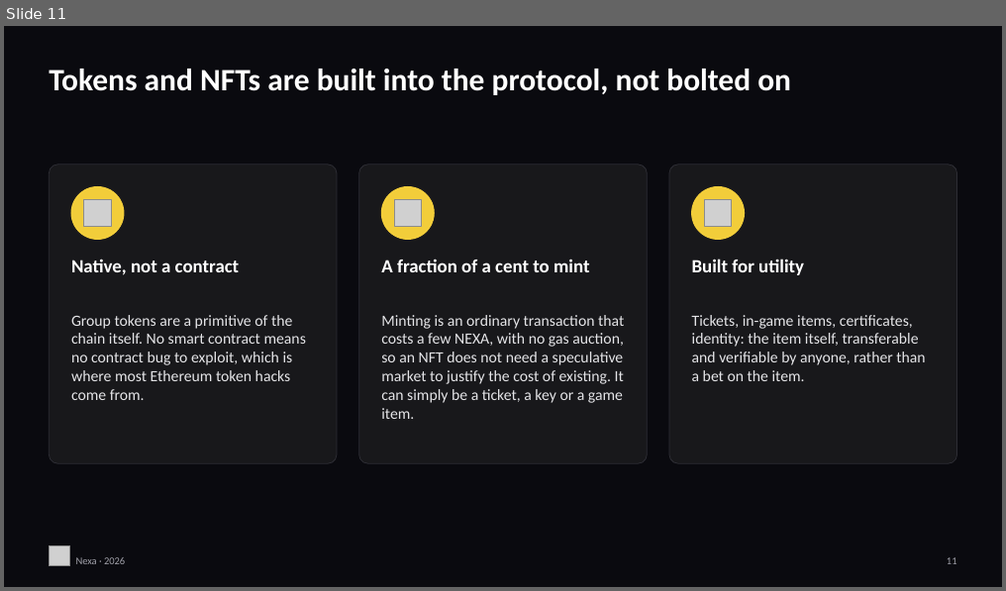
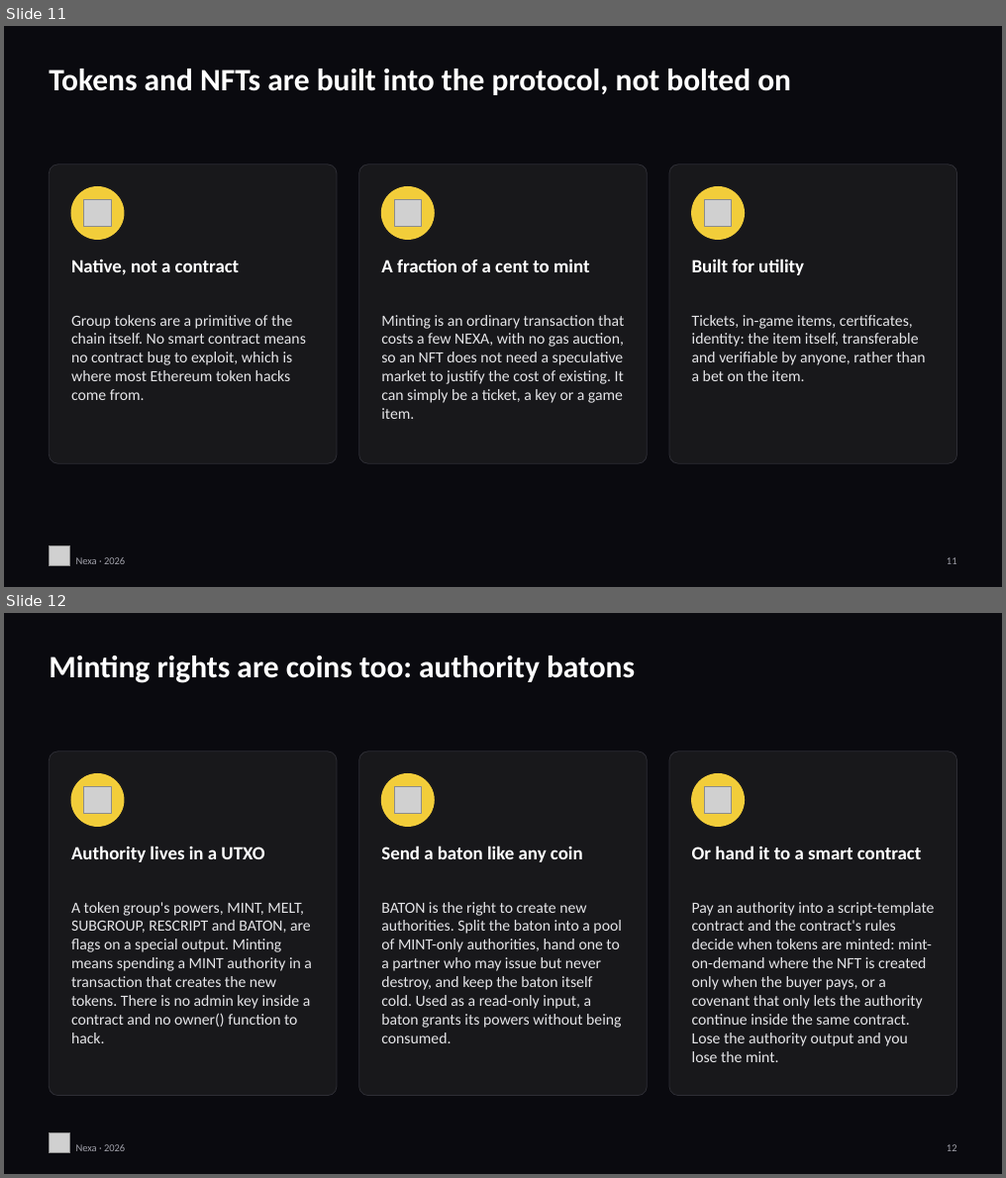
Before and after one commit to jQrgen/presentations, a slide deck: docs/nexa-vs-bitcoin-ethereum/Nexa-vs-Bitcoin-Ethereum.pptx. Shown one above the other, each under a label of ours: slide 11 before the commit, slides 11 and 12 after it. The pictures are 1006x591 and 1006x1178 pixels, drawn with LibreOffice and Linux fonts; fonts in the diff are those of the drawing; grey boxes stand for pictures. Boxes give left, top, right and bottom in pixels: in the first picture for what was removed or moved away, otherwise in the second. Text is boxed around its words. In the diff, an @@ line names an element or a change of style, - is before the commit and + after.

Commit message:
Nexa deck: authority batons, Token Secrets, wallet identity and payments, Tailstorm (19 slides)

```diff
--- a/docs/nexa-vs-bitcoin-ethereum/Nexa-vs-Bitcoin-Ethereum.pptx
+++ b/docs/nexa-vs-bitcoin-ethereum/Nexa-vs-Bitcoin-Ethereum.pptx
@@ slide 12 added at (4, 613, 1002, 1174), background #0A0A0F @@
@@ text added at (49, 656, 635, 683), 30 pt, text #FFFFFF, bold @@
+Minting rights are coins too: authority batons
@@ rounded rectangle added at (49, 752, 337, 1096), fill #18181B, outline #2E2E35 0.75 pt @@
@@ rounded rectangle added at (358, 752, 647, 1096), fill #18181B, outline #2E2E35 0.75 pt @@
@@ rounded rectangle added at (669, 752, 957, 1096), fill #18181B, outline #2E2E35 0.75 pt @@
@@ ellipse added at (71, 774, 124, 827), fill #F2CD3A, outline #F2CD3A 1 pt @@
@@ picture added at (84, 786, 111, 814) @@
@@ ellipse added at (381, 774, 434, 827), fill #F2CD3A, outline #F2CD3A 1 pt @@
@@ picture added at (394, 786, 421, 814) @@
@@ ellipse added at (692, 774, 745, 827), fill #F2CD3A, outline #F2CD3A 1 pt @@
@@ picture added at (705, 786, 732, 814) @@
@@ text added at (71, 846, 264, 862), 18 pt, text #FFFFFF, bold @@
+Authority lives in a UTXO
@@ text added at (381, 846, 583, 862), 18 pt, text #FFFFFF, bold @@
+Send a baton like any coin
@@ text added at (692, 846, 922, 860), 18 pt, text #FFFFFF, bold @@
+Or hand it to a smart contract
@@ text added at (71, 902, 312, 1044), 15 pt, text #E4E4E7 @@
+A token group's powers, MINT, MELT, SUBGROUP, RESCRIPT and BATON, are flags on a special output. Minting means spending a MINT authority in a transaction that creates the new tokens. There is no admin key inside a contract and no owner() function to hack.
@@ text added at (381, 902, 621, 1044), 15 pt, text #E4E4E7 @@
+BATON is the right to create new authorities. Split the baton into a pool of MINT-only authorities, hand one to a partner who may issue but never destroy, and keep the baton itself cold. Used as a read-only input, a baton grants its powers without being consumed.
@@ text added at (692, 902, 934, 1062), 15 pt, text #E4E4E7 @@
+Pay an authority into a script-template contract and the contract's rules decide when tokens are minted: mint-on-demand where the NFT is created only when the buyer pays, or a covenant that only lets the authority continue inside the same contract. Lose the authority output and you lose the mint.
@@ picture added at (49, 1134, 70, 1154) @@
@@ text added at (76, 1145, 125, 1152), 10 pt, text #A1A1AA @@
+Nexa · 2026
@@ text added at (946, 1145, 957, 1152), 10 pt, text #A1A1AA @@
+12
```
Also in this commit, not shown: 6 slides changed, 2 other slides added, 27 other files.
